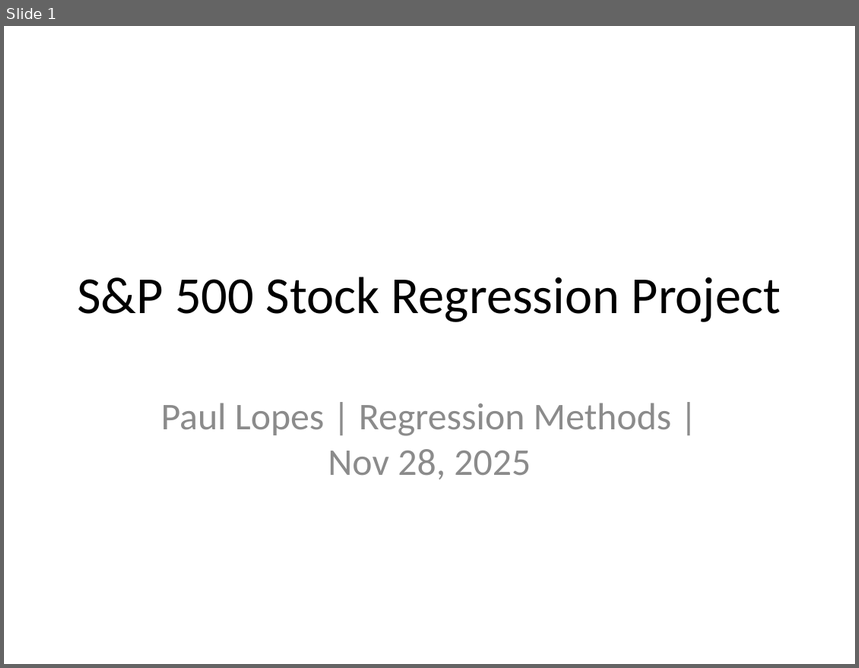
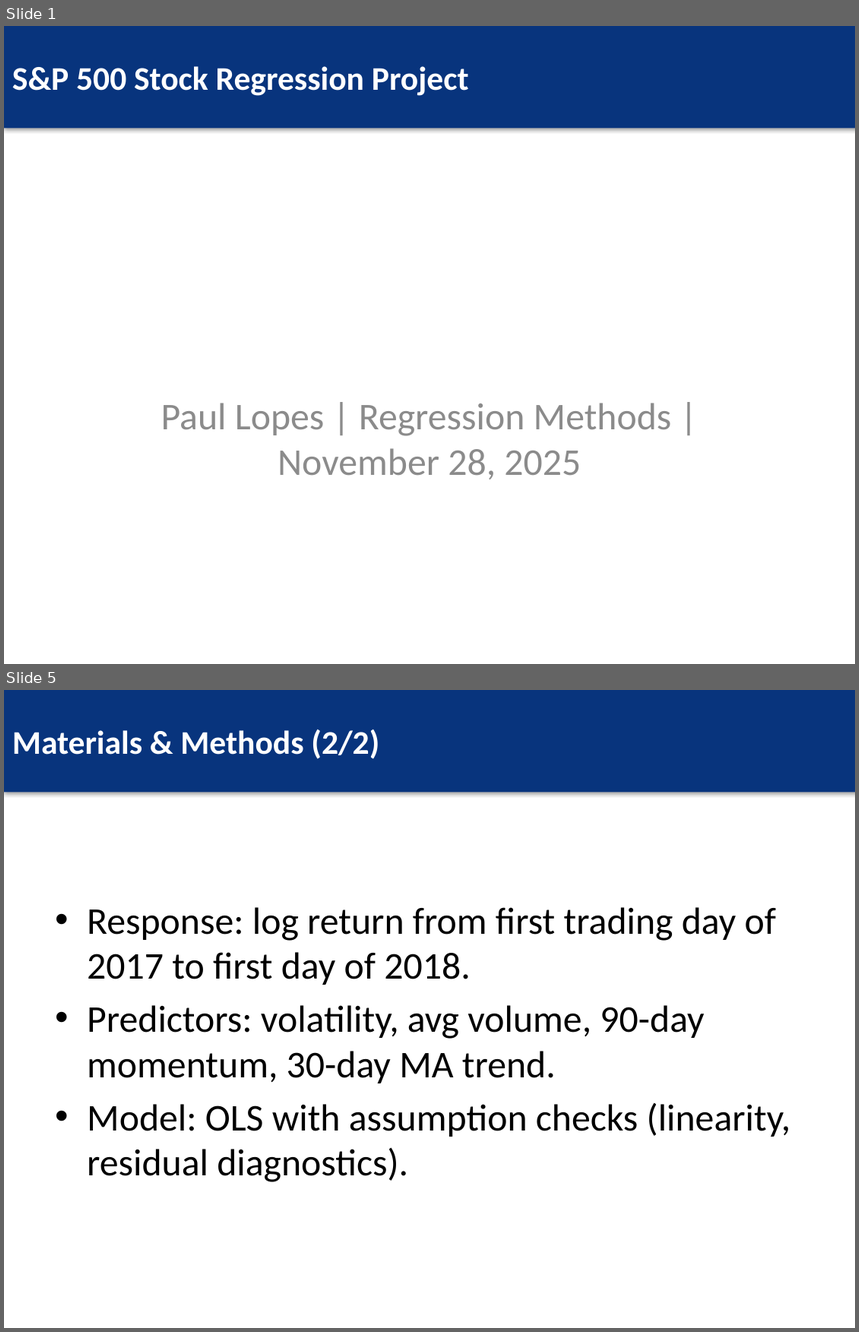
Before and after one commit to paullopes2004/RegressionCourseProject, a slide deck: reports/Regression_Project_Presentation.pptx. Shown one above the other, each under a label of ours: slide 1 before the commit, slides 1 and 5 after it; the slides between them are not shown. The pictures are 859x668 and 859x1332 pixels, drawn with LibreOffice and Linux fonts; fonts in the diff are those of the drawing. Boxes give left, top, right and bottom in pixels: in the first picture for what was removed or moved away, otherwise in the second. Text is boxed around its words. In the diff, an @@ line names an element or a change of style, - is before the commit and + after.

```diff
--- a/reports/Regression_Project_Presentation.pptx
+++ b/reports/Regression_Project_Presentation.pptx
@@ slide 5 added at (x1=4, y1=690, x2=855, y2=1328), background #FFFFFF @@
@@ rectangle added at (x1=4, y1=690, x2=855, y2=792), fill #08347D, 28 pt, text #FFFFFF, bold @@
+Materials & Methods (2/2)
@@ text added at (x1=87, y1=907, x2=791, y2=1182), 32 pt, text #000000 @@
+• Response: log return from first trading day of 2017 to first day of 2018.
+• Predictors: volatility, avg volume, 90-day momentum, 30-day MA trend.
+• Model: OLS with assumption checks (linearity, residual diagnostics).
@@ slide 1 changed as well @@
@@ rectangle "S&P 500 Stock Regression Project" resized from (x1=77, y1=277, x2=781, y2=322) to (x1=4, y1=26, x2=855, y2=128) @@
@@ rectangle "S&P 500 Stock Regression Project" at (x1=4, y1=26, x2=855, y2=128): size 44 to 28 pt, text colour #000000 to #FFFFFF, bold on; alignment centre to left; fill none to #08347D; shadow on @@
@@ subtitle at (x1=161, y1=403, x2=672, y2=480): text changed @@
-Paul Lopes | Regression Methods | Nov 28, 2025
+Paul Lopes | Regression Methods | November 28, 2025
```
Also in this commit, not shown: 6 other slides changed, 10 other slides added, 8 slides removed.
